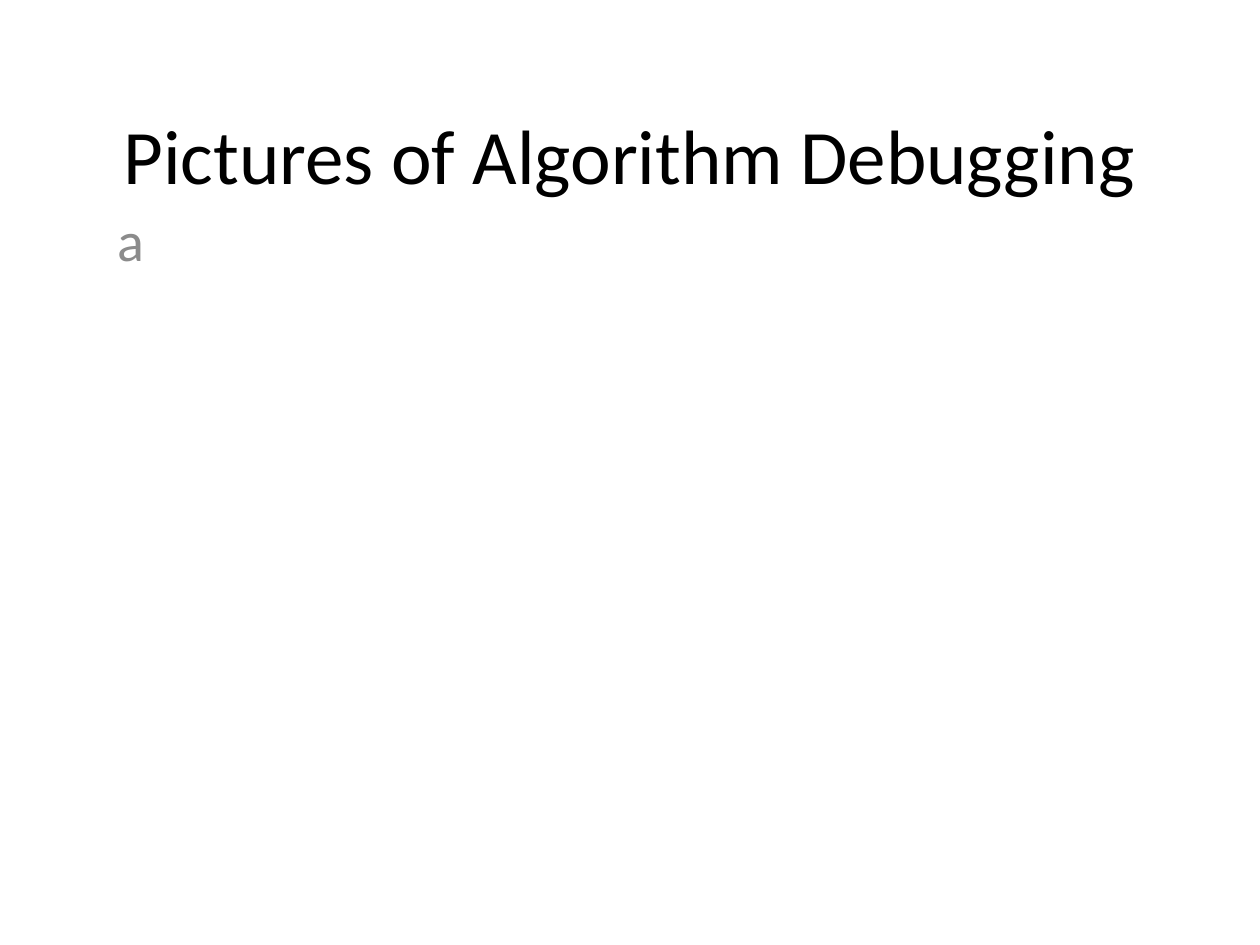
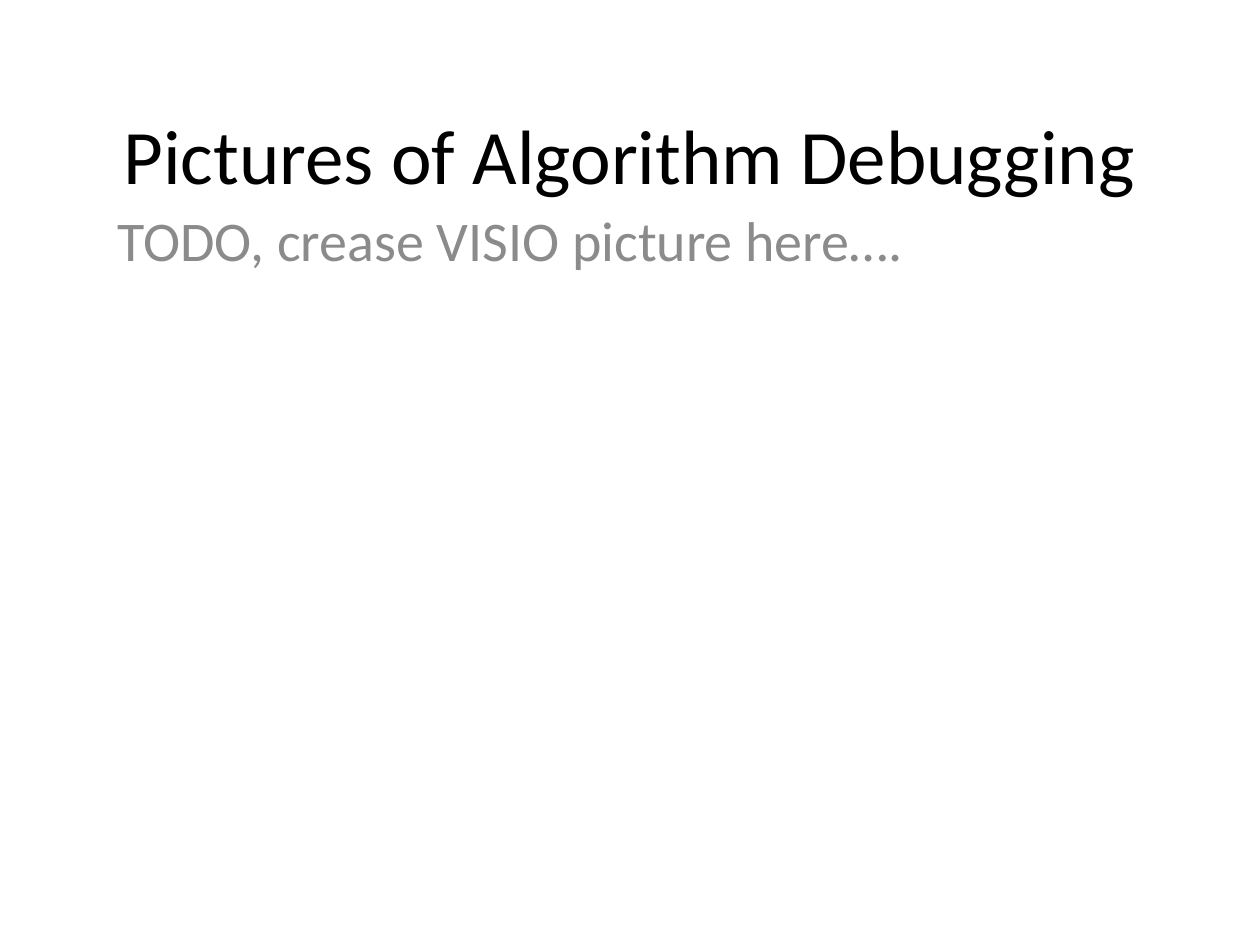
Before and after one commit to yangjiao2/271AIgame, a slide deck: slide 9 of Presentation.pptx (slide 10 before the commit). Drawn at 1260x945 pixels with LibreOffice and Linux fonts; fonts in the diff are those of the drawing. Boxes give left, top, right and bottom in pixels: in the first picture for what was removed or moved away, otherwise in the second. Text is boxed around its words. In the diff, an @@ line names an element or a change of style, - is before the commit and + after.

Commit message:
almost done with presentation, please look over and
still need to add more pictures

```diff
--- a/Presentation.pptx
+++ b/Presentation.pptx
@@ subtitle at (118,222,903,270): text changed @@
-a
+TODO, crease VISIO picture here….
```
Also in this commit, not shown: 8 other slides changed.
